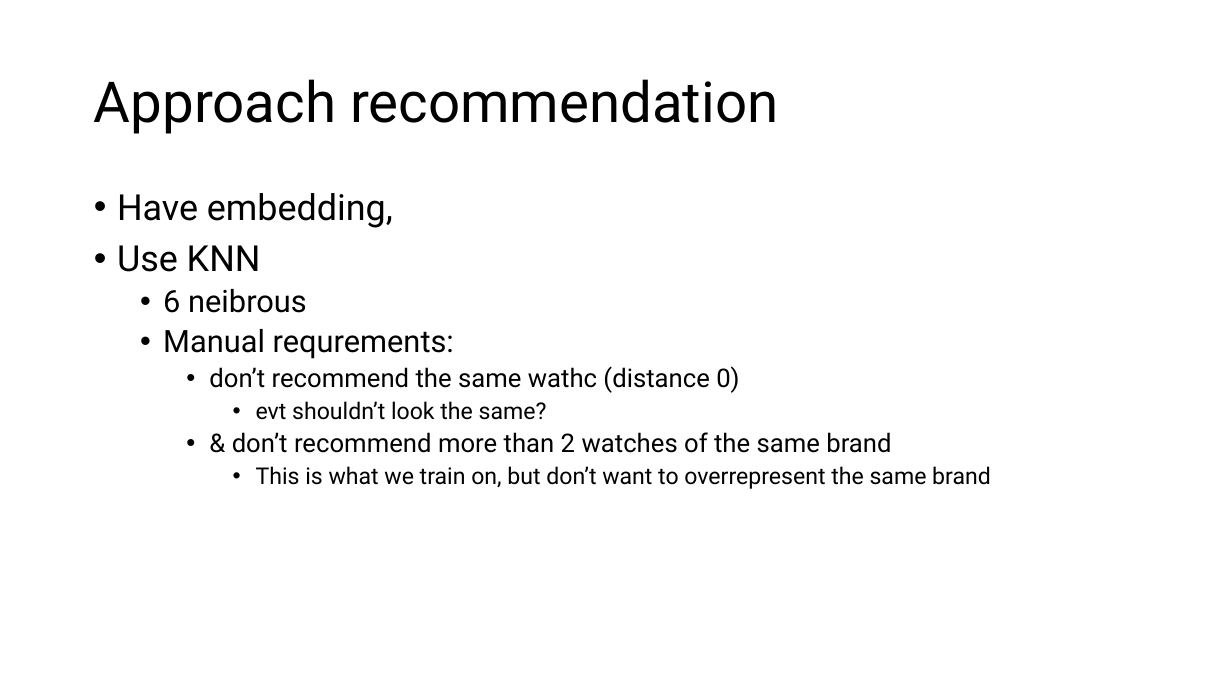
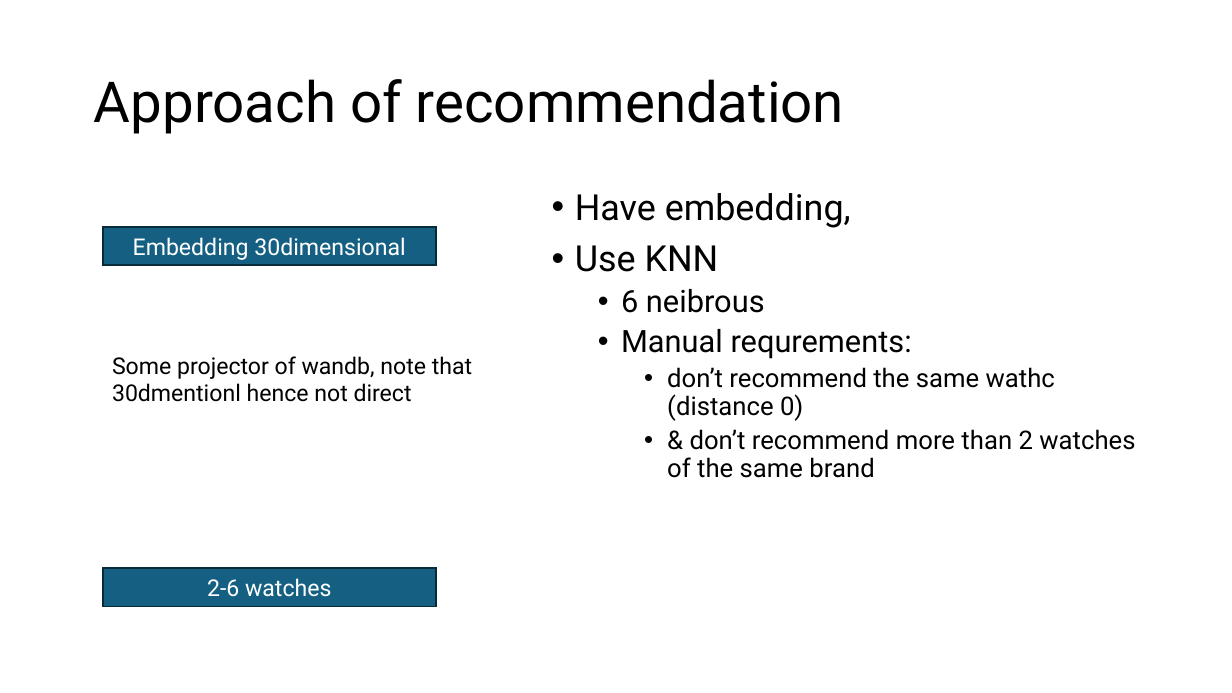
Before and after one commit to Luk-stud/Watch-recomender-DISPRO, a slide deck: slide 12 of Base_DISPRO Präsi.pptx (slide 8 before the commit). Drawn at 1232x693 pixels with LibreOffice and Linux fonts; fonts in the diff are those of the drawing. Boxes give left, top, right and bottom in pixels: in the first picture for what was removed or moved away, otherwise in the second. Text is boxed around its words. In the diff, an @@ line names an element or a change of style, - is before the commit and + after.

```diff
--- a/Base_DISPRO Präsi.pptx
+++ b/Base_DISPRO Präsi.pptx
@@ title at [94, 79, 844, 134]: text changed @@
-Approach recommendation
+Approach of recommendation
@@ text "Have embedding,": place and size @@
-text "Have embedding," at [117, 193, 991, 489]
+text "Have embedding," at [575, 193, 1135, 478]
@@ rectangle added at [103, 227, 435, 265], fill #156082, outline #092A39 1.5 pt, 18 pt, text #FFFFFF @@
+Embedding 30dimensional
@@ text added at [112, 356, 472, 402], 18 pt, text #000000 @@
+Some projector of wandb, note that 30dmentionl hence not direct
@@ text at [256, 401, 547, 420]: paragraph removed @@
-      • evt shouldn’t look the same?
@@ text at [256, 466, 991, 489]: paragraph removed @@
-      • This is what we train on, but don’t want to overrepresent the same brand
@@ rectangle added at [103, 568, 435, 606], fill #156082, outline #092A39 1.5 pt, 18 pt, text #FFFFFF @@
+2-6 watches
```
Also in this commit, not shown: 8 other slides changed, 6 slides added, 2 slides removed.
